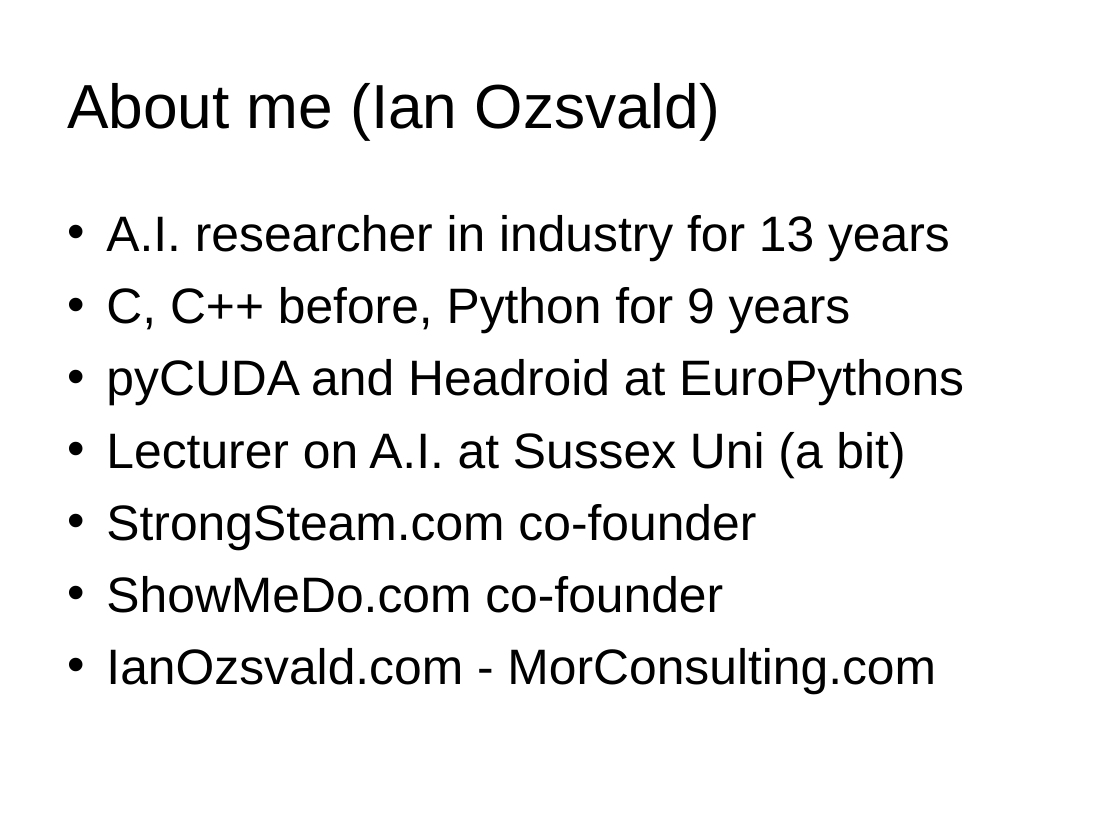
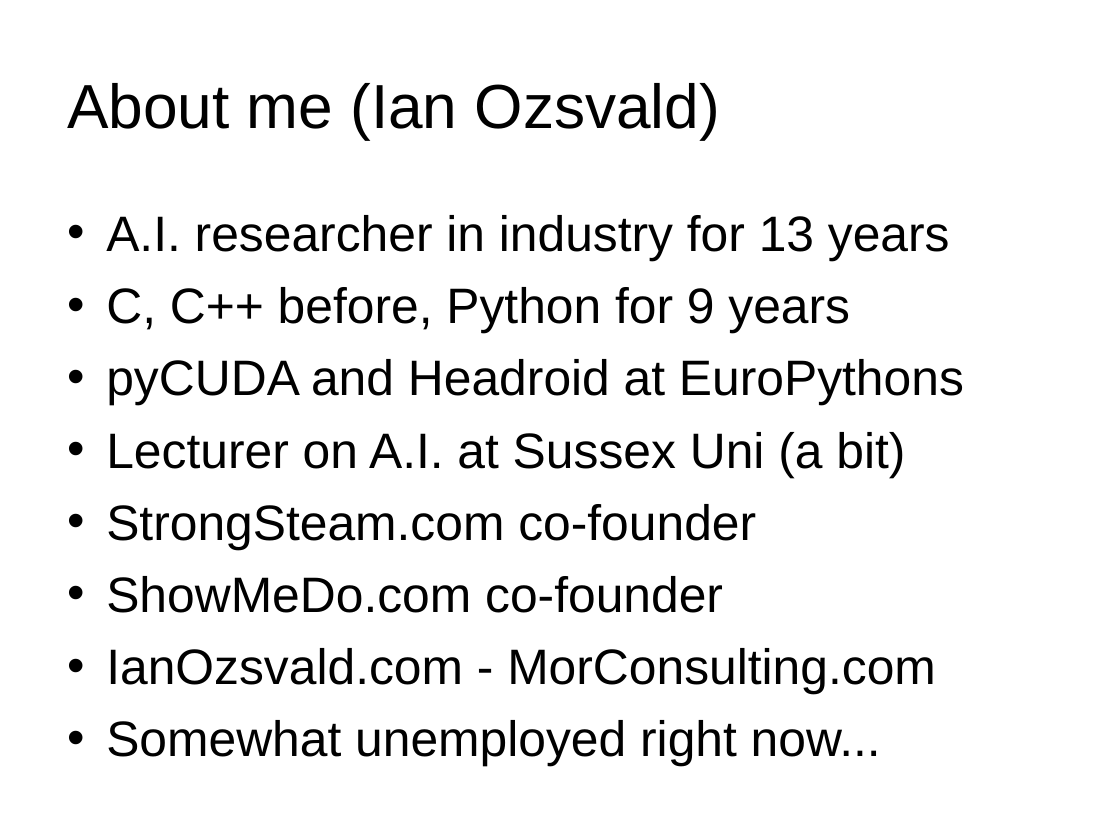
Before and after one commit to ianozsvald/ParallelPython_EuroSciPy2012, a slide deck: slide 3 of ParallelPython_EuroSciPy2012.ppt. Drawn at 1120x840 pixels with LibreOffice and Linux fonts; fonts in the diff are those of the drawing; background and template pictures are left out. Boxes give left, top, right and bottom in pixels: in the first picture for what was removed or moved away, otherwise in the second. Text is boxed around its words. In the diff, an @@ line names an element or a change of style, - is before the commit and + after.

```diff
--- a/ParallelPython_EuroSciPy2012.ppt
+++ b/ParallelPython_EuroSciPy2012.ppt
@@ text at (106,720,881,767): paragraph added @@
+• Somewhat unemployed right now...
```
Also in this commit, not shown: 8 other slides changed, 1 slide added.
